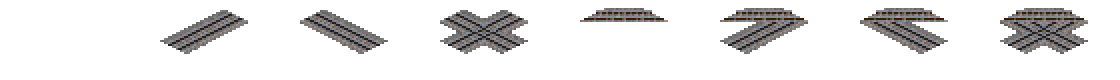
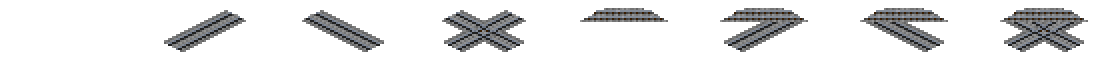
Layers edited between the first and the second 1120 × 80 image:
painted on "b_parts_shin_jp_conc_blst_3 copy 3" over <box>1000,8,1088,22</box>
painted on "b_parts_shin_jp_conc_blst_3 copy 2" over <box>860,8,948,22</box>
painted on "b_parts_shin_jp_conc_blst_3 copy" over <box>720,8,808,22</box>
painted on "b_parts_shin_jp_conc_blst_3" over <box>580,8,668,22</box>
painted on "b_parts_shin_jp_conc_blst_7 copy" over <box>1000,8,1088,54</box>
painted on "b_parts_shin_jp_conc_blst_7" over <box>440,10,528,54</box>
painted on "b_parts_shin_jp_conc_blst_2 copy" over <box>860,8,948,54</box>
painted on "b_parts_shin_jp_conc_blst_2" over <box>300,10,388,54</box>
painted on "b_parts_shin_jp_conc_blst_1 copy" over <box>720,10,808,54</box>
painted on "b_parts_shin_jp_conc_blst_1" over <box>160,10,248,54</box>
